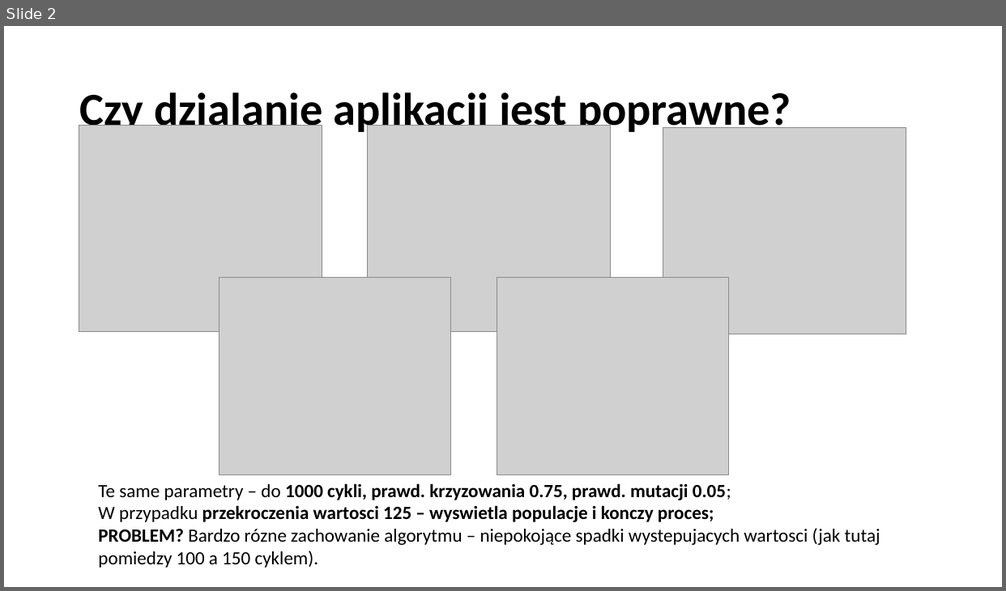
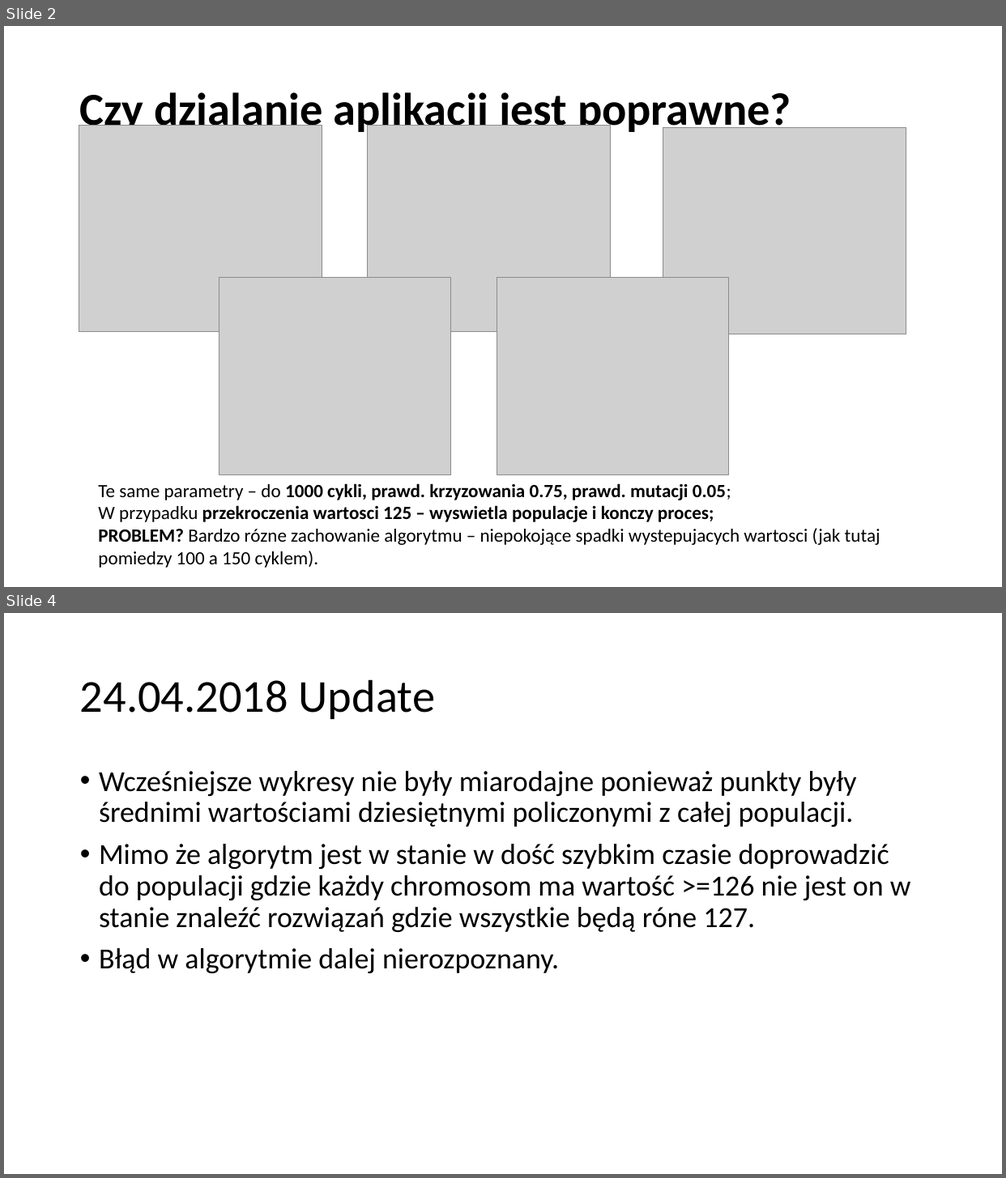
Before and after one commit to p4lewandowski/AI_Basics, a slide deck: PSI_2/PSI_2.pptx. Shown one above the other, each under a label of ours: slide 2 before the commit, slides 2 and 4 after it; the slides between them are not shown. The pictures are 1006x591 and 1006x1178 pixels, drawn with LibreOffice and Linux fonts; fonts in the diff are those of the drawing; grey boxes stand for pictures. Boxes give left, top, right and bottom in pixels: in the first picture for what was removed or moved away, otherwise in the second. Text is boxed around its words. In the diff, an @@ line names an element or a change of style, - is before the commit and + after.

```diff
--- a/PSI_2/PSI_2.pptx
+++ b/PSI_2/PSI_2.pptx
@@ slide 4 added at [4,613,1002,1174], background #FFFFFF @@
@@ title added at [80,679,435,719], 44 pt, text #000000 @@
+24.04.2018 Update
@@ text added at [99,771,911,973], 28 pt, text #000000 @@
+• Wcześniejsze wykresy nie były miarodajne ponieważ punkty były średnimi wartościami dziesiętnymi policzonymi z całej populacji.
+• Mimo że algorytm jest w stanie w dość szybkim czasie doprowadzić do populacji gdzie każdy chromosom ma wartość >=126 nie jest on w stanie znaleźć rozwiązań gdzie wszystkie będą róne 127.
+• Błąd w algorytmie dalej nierozpoznany.
```
Also in this commit, not shown: 2 slides changed, 15 other files.
